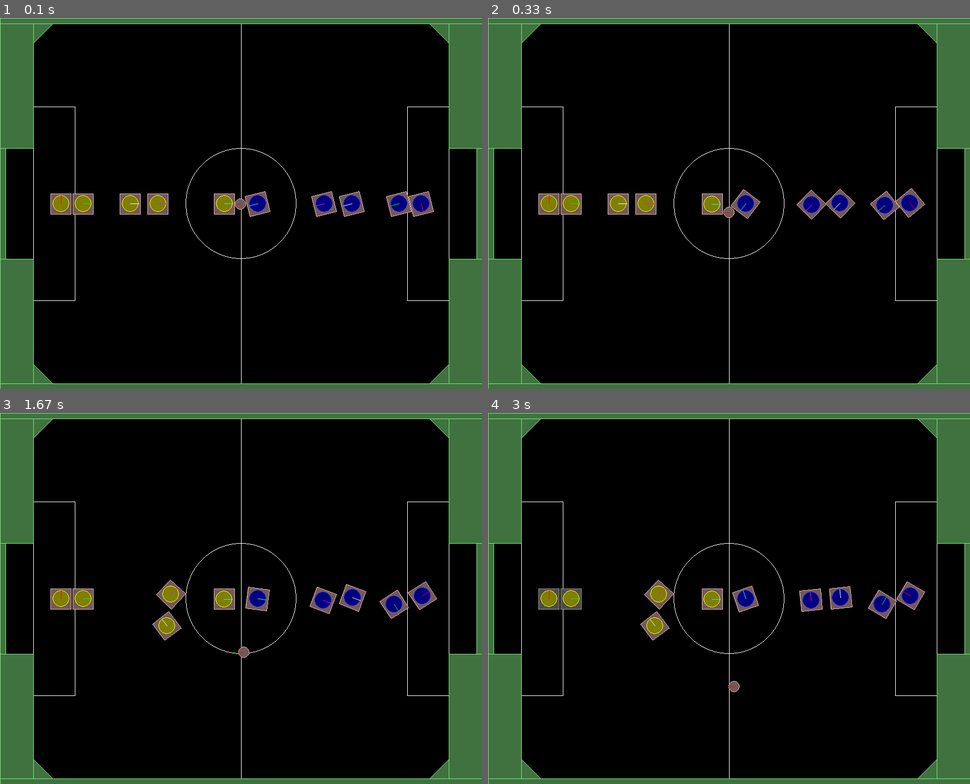
Above: before the commit, frames 1-4 (two rows, left to right).
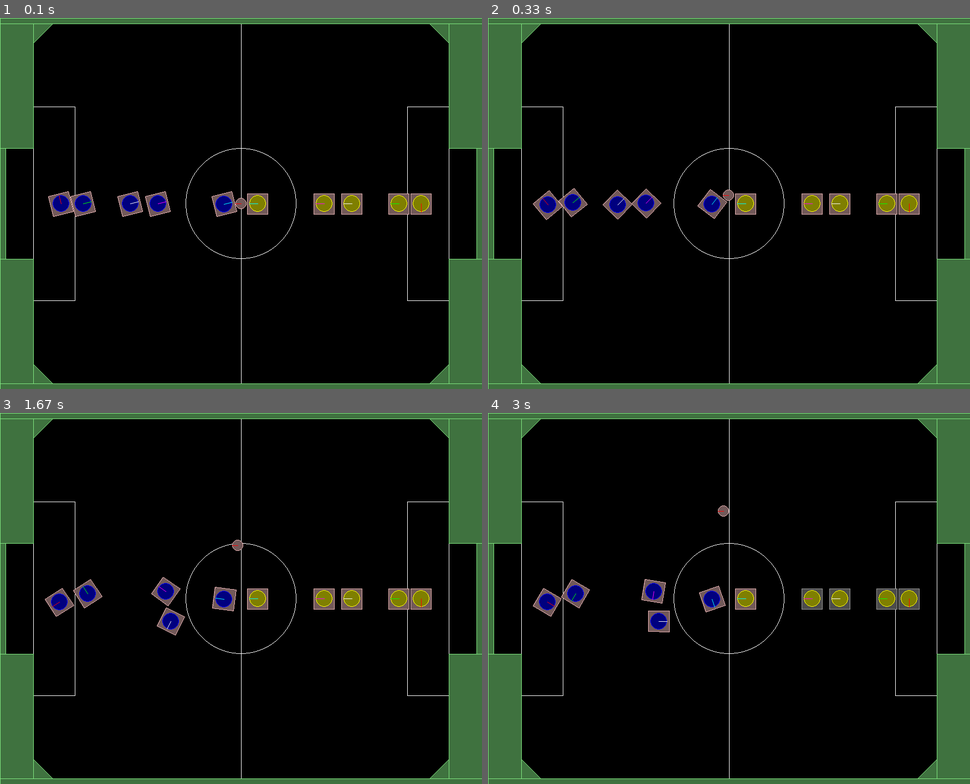
Above: after the commit, the same moments.

Repository: unball/python_simulator
Game: pygame game, started from example.py
Two runs of this game, one before a commit and one after it. Both use one fixed random seed, a clock stepped at 60 frames per second and the inputs below.
Inputs (mouse positions are in pixels of both pictures, inside the frame that each line leads up to):
- Up to frame 1 (0.1 s): no input
- Up to frame 2 (0.33 s): no input
- Up to frame 3 (1.67 s): press the mouse at (125, 602) at 0.37 s; move the mouse to (207, 639) at 0.47 s; release the mouse at (289, 680) at 0.6 s; tap Space at 0.67, 1.07, 1.37, 1.57 s; move the mouse to (250, 472) at 1.03 s; move the mouse to (241, 643) at 1.53 s
- Up to frame 4 (3 s): move the mouse to (825, 568) at 1.87 s; tap Space at 1.9, 2.2, 2.4, 2.7, 2.97 s; move the mouse to (902, 568) at 2.37 s; move the mouse to (589, 528) at 2.93 s

The runs differ from the first frame. In frame 1, 1.9% of the frame differs, in the area x 10-90%, y 46-54%; in frame 2, 2.4%; in frame 3, 2.7%; in frame 4, 3.0%, in the area x 9-91%, y 24-76%.

Commit message:
Foi mudado a estrutura a açao de entrada no simulador de W,V para V,W

Diff:
--- a/example.py
+++ b/example.py
@@ -42,7 +42,7 @@
                 # run the simulation without graphics, use a GPU or parallel processing !!!!
 
 # Field is the enviroment and into there you'll find all necessary methods as reset, step, render and close.
-env = Field(num_allies=5, num_opponents=5, team_color='blue', allied_field_side='right', render=True, cloud=False)
+env = Field(num_allies=5, num_opponents=5, team_color='blue', allied_field_side='left', render=True, cloud=False)
 
 # Main Loop
 for episode in range(MAX_EPISODES):
@@ -60,7 +60,7 @@
         # It doesn't happen imediately
         for x in range(4):
             # insert here angular and linear velocities from the allie robots
-            next_state, reward, done, _ = env.step([(3.14,0) for _ in range(5)])
+            next_state, reward, done, _ = env.step([(0,3.14) for _ in range(5)])
             # print(next_state)
             # print(reward)
             # print(done)
--- a/field.py
+++ b/field.py
@@ -88,7 +88,7 @@
         # Top-down -- no gravity in the screen plane
         self.world.gravity = (0, 0)
 
-        self.ang_and_lin_speed = [(0,0) for _ in range(self.num_allies + self.num_opponents)]
+        self.lin_and_ang_speed = [(0,0) for _ in range(self.num_allies + self.num_opponents)]
 
         self.ground = Ground(self.world)
         walls = Walls(self.world, BLUE)
@@ -174,7 +174,7 @@
         Actions are w and v velocities of the allies robots
         """
         for robot in range(self.num_allies):
-            self.ang_and_lin_speed[robot] = action[robot]
+            self.lin_and_ang_speed[robot] = action[robot]
 
         super(Field, self).run()
 
@@ -216,10 +216,10 @@
 
         if not self.pause:
             for x in range(self.num_allies):
-                self.robots_allies[x].update(self.ang_and_lin_speed[x], settings.hz)
+                self.robots_allies[x].update(self.lin_and_ang_speed[x], settings.hz)
 
             for x in range(self.num_opponents):
-                self.robots_opponents[x].update(self.ang_and_lin_speed[self.num_allies +x],
+                self.robots_opponents[x].update(self.lin_and_ang_speed[self.num_allies +x],
                                                 settings.hz)
         else:
             for x in range(self.num_allies):
--- a/objects_on_field/objects.py
+++ b/objects_on_field/objects.py
@@ -136,10 +136,10 @@
 
     def update(self, desired_velocity, hz):
         """
-        desired_velocity[0] = angular velocity
-        desired_velocity[1] = linear velocity
+        desired_velocity[0] = linear velocity
+        desired_velocity[1] = angular velocity
         """
         super(Robot, self).update_friction()
         if desired_velocity:
-            super(Robot, self).update_turn(desired_velocity[0])
-            super(Robot, self).update_drive(desired_velocity[1])
+            super(Robot, self).update_drive(desired_velocity[0])
+            super(Robot, self).update_turn(desired_velocity[1])
